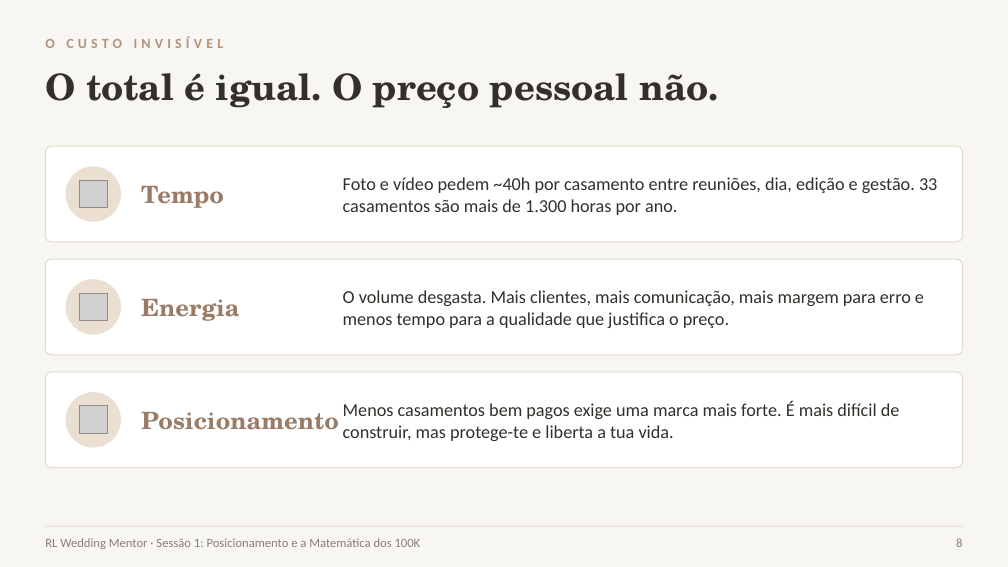
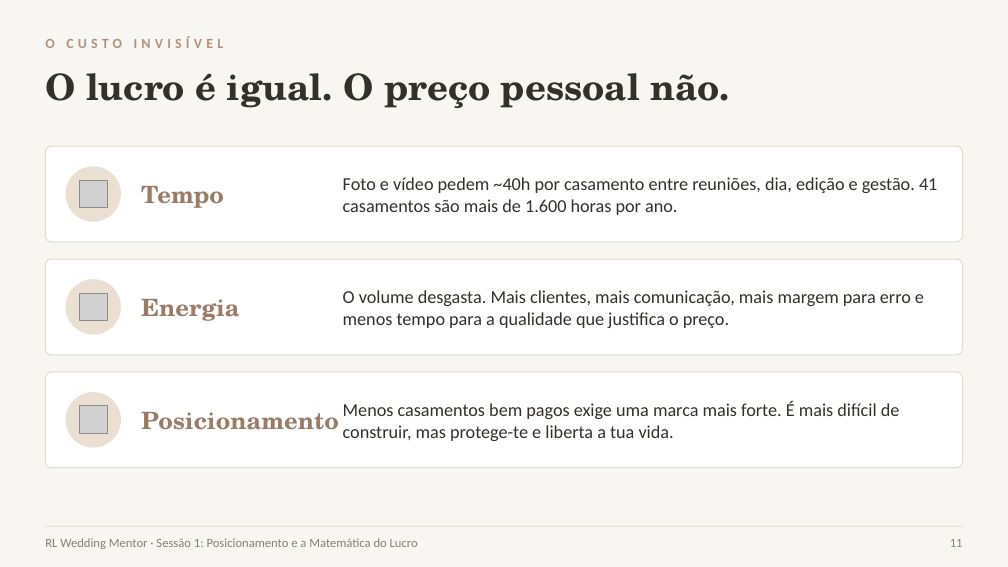
Before and after one commit to geralrlphoto/rl-menu, a slide deck: slide 11 of public/wedding-mentor-files/S1_Posicionamento.pptx (slide 8 before the commit). Drawn at 1008x567 pixels with LibreOffice and Linux fonts; fonts in the diff are those of the drawing; grey boxes stand for pictures. Boxes give left, top, right and bottom in pixels: in the first picture for what was removed or moved away, otherwise in the second. Text is boxed around its words. In the diff, an @@ line names an element or a change of style, - is before the commit and + after.

```diff
--- a/public/wedding-mentor-files/S1_Posicionamento.pptx
+++ b/public/wedding-mentor-files/S1_Posicionamento.pptx
@@ text at [45,73,730,108]: text changed @@
-O total é igual. O preço pessoal não.
+O lucro é igual. O preço pessoal não.
@@ text at [343,177,937,215]: text changed @@
-Foto e vídeo pedem ~40h por casamento entre reuniões, dia, edição e gestão. 33 casamentos são mais de 1.300 horas por ano.
+Foto e vídeo pedem ~40h por casamento entre reuniões, dia, edição e gestão. 41 casamentos são mais de 1.600 horas por ano.
@@ text at [45,538,418,549]: text changed @@
-RL Wedding Mentor · Sessão 1: Posicionamento e a Matemática dos 100K
+RL Wedding Mentor · Sessão 1: Posicionamento e a Matemática do Lucro
@@ text at [950,539,963,547]: text changed @@
-8
+11
```
Also in this commit, not shown: 17 other slides changed, 8 slides added, 5 slides removed, 32 other files.
